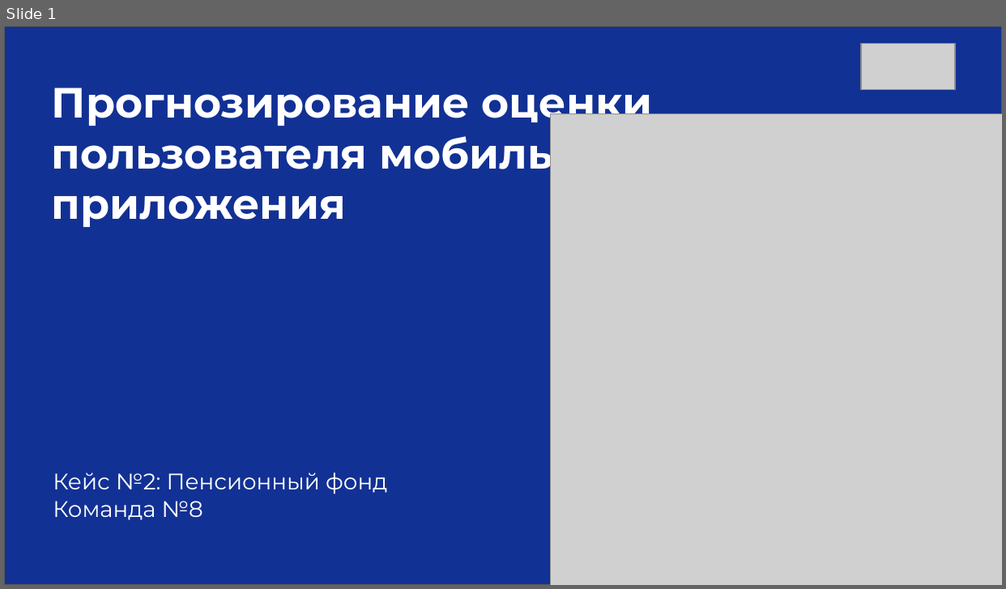
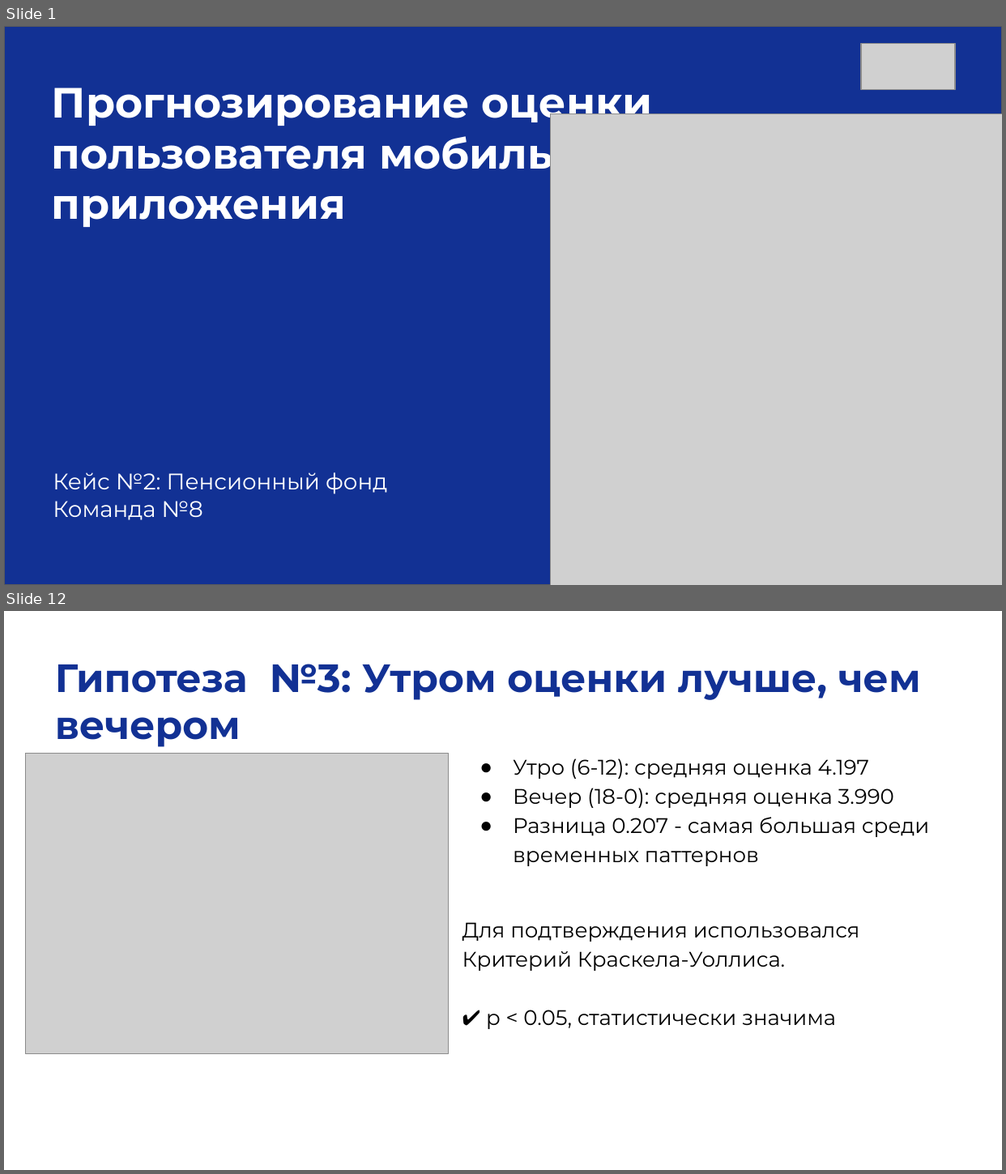
Before and after one commit to smirnoffmg/team-8-case-2, a slide deck: Презентация_CSAT_Команда8.pptx. Shown one above the other, each under a label of ours: slide 1 before the commit, slides 1 and 12 after it; the slides between them are not shown. The pictures are 1006x589 and 1006x1174 pixels, drawn with LibreOffice and Linux fonts; fonts in the diff are those of the drawing; grey boxes stand for pictures. Boxes give left, top, right and bottom in pixels: in the first picture for what was removed or moved away, otherwise in the second. Text is boxed around its words. In the diff, an @@ line names an element or a change of style, - is before the commit and + after.

```diff
--- a/Презентация_CSAT_Команда8.pptx
+++ b/Презентация_CSAT_Команда8.pptx
@@ slide 12 added at (4, 611, 1002, 1170), background #FFFFFF @@
@@ text added at (55, 664, 921, 747), 28 pt, text #123194, bold @@
+Гипотеза №3: Утром оценки лучше, чем вечером
@@ picture added at (25, 753, 448, 1053) @@
@@ text added at (462, 758, 929, 1029), 15 pt, text #000000 @@
+● Утро (6-12): средняя оценка 4.197
+● Вечер (18-0): средняя оценка 3.990
+● Разница 0.207 - самая большая среди временных паттернов
+Для подтверждения использовался Критерий Краскела-Уоллиса.
+✔ p < 0.05, статистически значима
```
Also in this commit, not shown: 4 slides changed, 11 other slides added, 3 slides removed, 1 other file.
